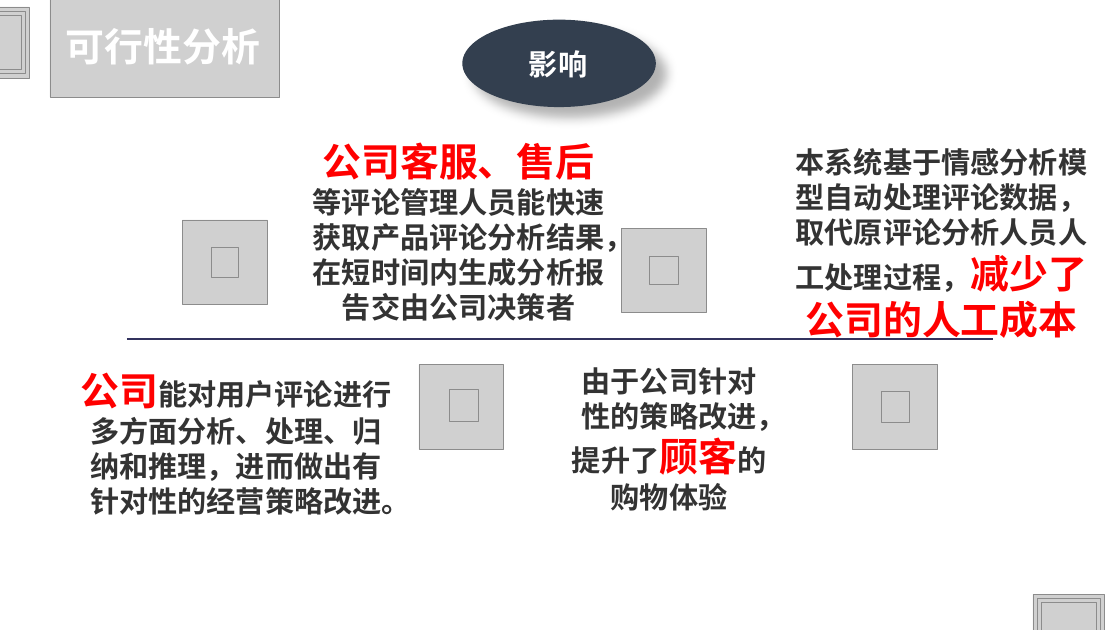
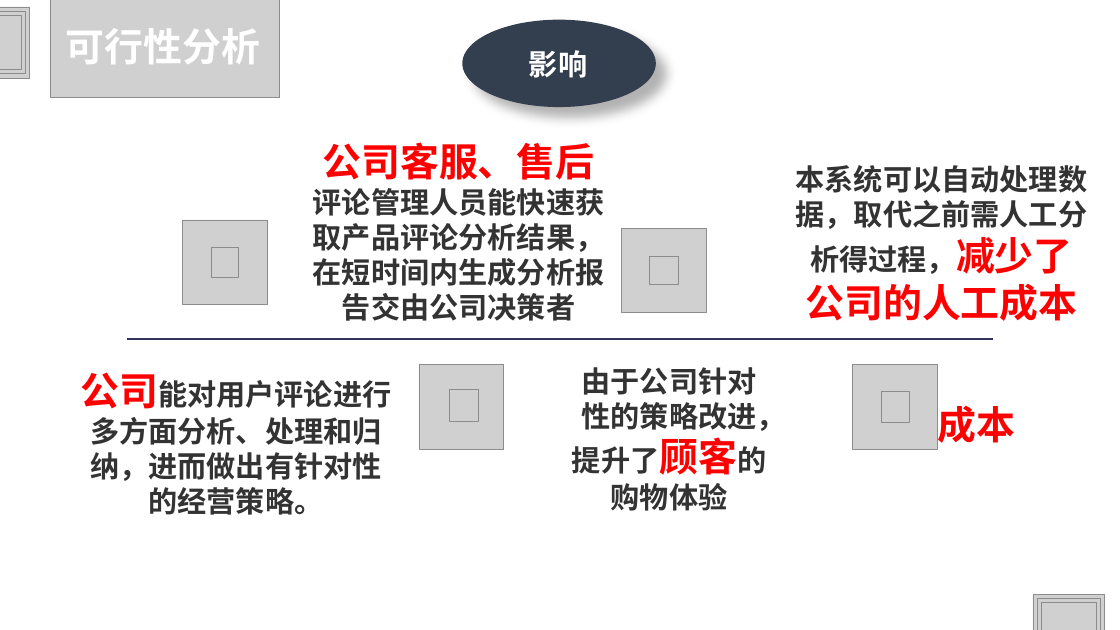
Before and after one commit to HJHGJGHHG/Sentiment-Analysis-System, a slide deck: slide 30 of PPT.pptx (slide 31 before the commit). Drawn at 1120x630 pixels with LibreOffice and Linux fonts; fonts in the diff are those of the drawing; grey boxes stand for pictures; background and template pictures are left out. Boxes give left, top, right and bottom in pixels: in the first picture for what was removed or moved away, otherwise in the second. Text is boxed around its words. In the diff, an @@ line names an element or a change of style, - is before the commit and + after.

```diff
--- a/PPT.pptx
+++ b/PPT.pptx
@@ text at (313,142,605,321): text changed @@
-公司客服、售后等评论管理人员能快速获取产品评论分析结果，在短时间内生成分析报告交由公司决策者
+公司客服、售后评论管理人员能快速获取产品评论分析结果，在短时间内生成分析报告交由公司决策者
@@ text at (796,165,1088,321): text changed @@
-本系统基于情感分析模型自动处理评论数据，取代原评论分析人员人工处理过程，减少了公司的人工成本
+本系统可以自动处理数据，取代之前需人工分析得过程，减少了公司的人工成本
@@ text at (80,372,391,515): text changed @@
-公司能对用户评论进行多方面分析、处理、归纳和推理，进而做出有针对性的经营策略改进。
+公司能对用户评论进行多方面分析、处理和归纳，进而做出有针对性的经营策略。
@@ text added at (937,399,1015,449), 48 pt, text #FF0000, bold @@
+成本
```
Also in this commit, not shown: 12 other slides changed, 1 slide removed.
